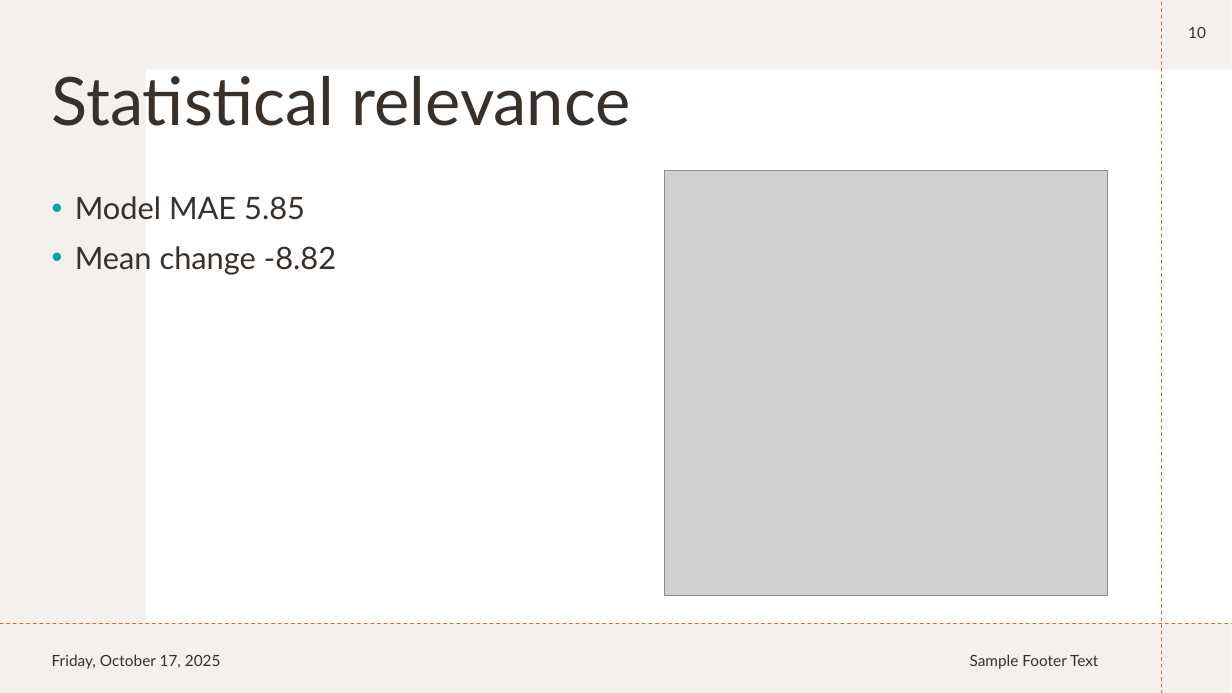
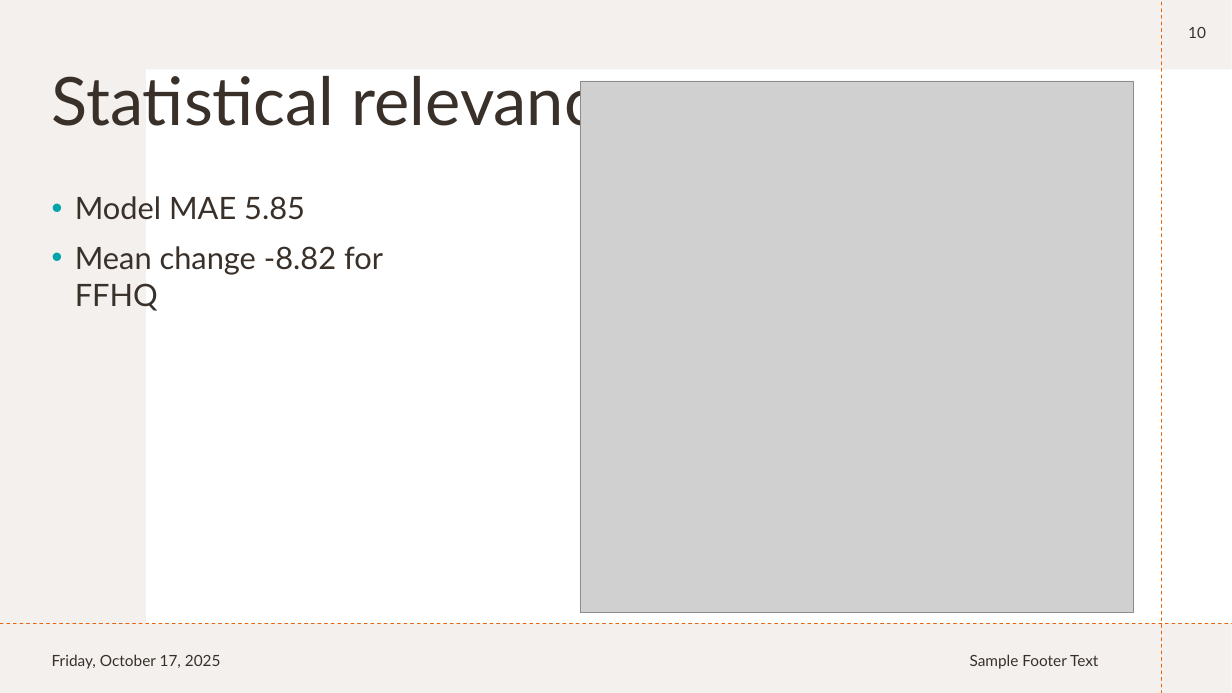
Before and after one commit to FrankVanDerVelde/master_applied-artificial_intelligence, a slide deck: slide 10 of symposium/symposium presentation.pptx. Drawn at 1232x693 pixels with LibreOffice and Linux fonts; fonts in the diff are those of the drawing; grey boxes stand for pictures. Boxes give left, top, right and bottom in pixels: in the first picture for what was removed or moved away, otherwise in the second. Text is boxed around its words. In the diff, an @@ line names an element or a change of style, - is before the commit and + after.

```diff
--- a/symposium/symposium presentation.pptx
+++ b/symposium/symposium presentation.pptx
@@ picture: place and size @@
-picture at <box>665,171,1108,596</box>
+picture at <box>580,81,1134,613</box>
@@ text at <box>75,246,383,311</box>: text changed @@
-• Mean change -8.82
+• Mean change -8.82 for FFHQ
```
Also in this commit, not shown: 10 other slides changed.
